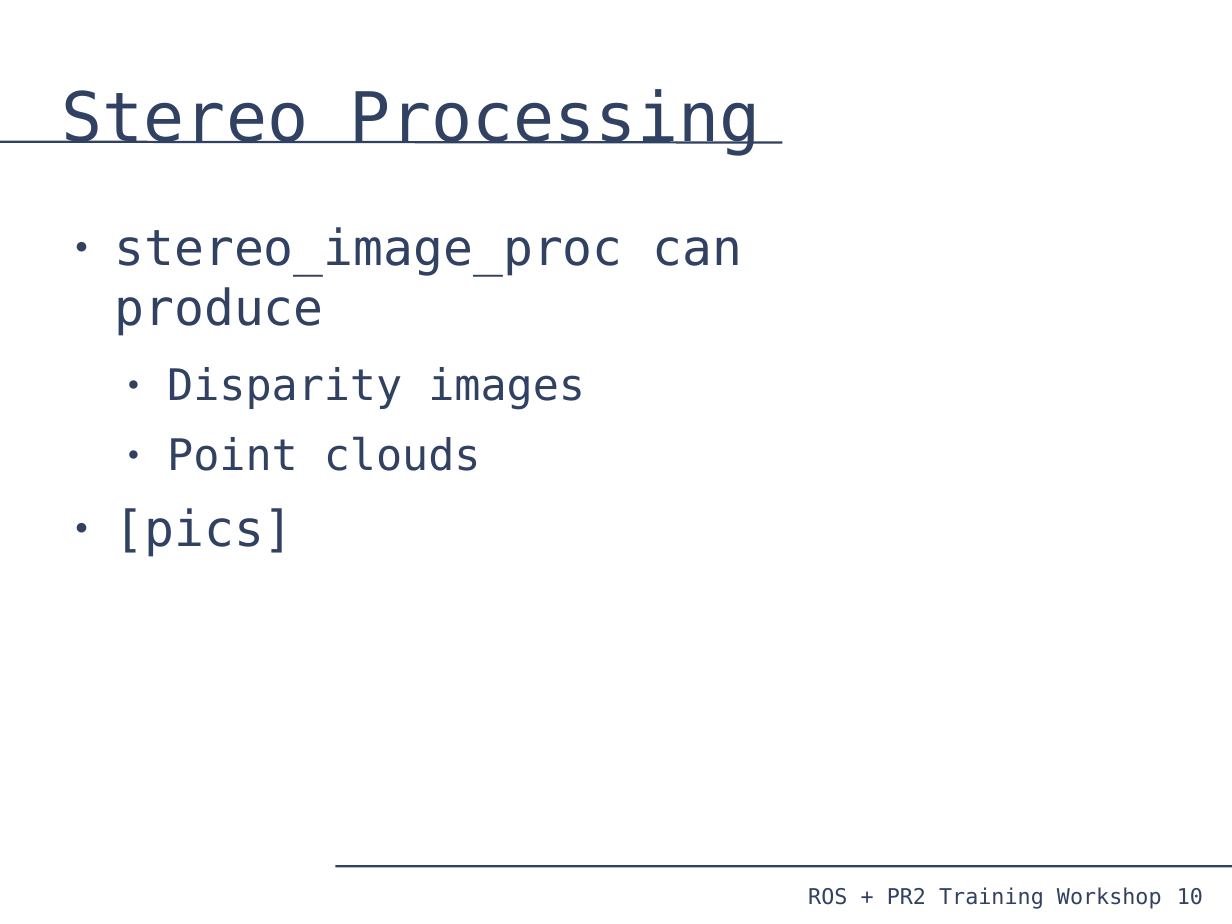
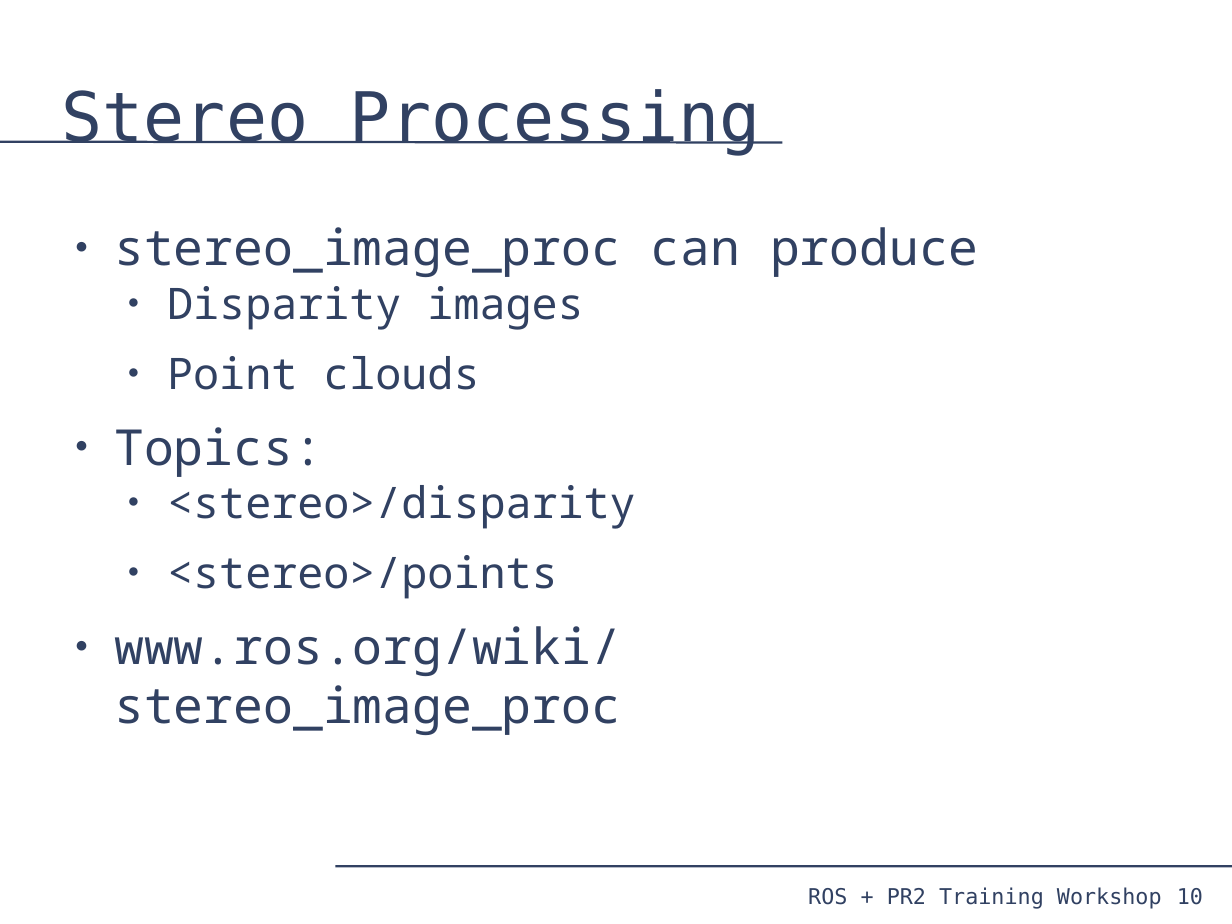
Before and after one commit to PR2/pr2_docs, a slide deck: slide 10 of pr2_training_workshop/processing_camera_data/slides.odp. Drawn at 1232x924 pixels with LibreOffice and Linux fonts; fonts in the diff are those of the drawing. Boxes give left, top, right and bottom in pixels: in the first picture for what was removed or moved away, otherwise in the second. Text is boxed around its words. In the diff, an @@ line names an element or a change of style, - is before the commit and + after.

Commit message:
processing_camera_data: More slides updates.

```diff
--- a/pr2_training_workshop/processing_camera_data/slides.odp
+++ b/pr2_training_workshop/processing_camera_data/slides.odp
@@ text at bbox=[114, 227, 979, 390]: font DejaVu Sans Mono to Noto Sans Mono in "stereo_image_proc can produce", "Disparity images", "Point clouds"; less space between paragraphs @@
@@ text at bbox=[114, 427, 636, 735]: text changed; font DejaVu Sans Mono to Noto Sans Mono @@
-● [pics]
+● Topics:
+  ● <stereo>/disparity
+  ● <stereo>/points
+● www.ros.org/wiki/stereo_image_proc
```
Also in this commit, not shown: 12 other slides changed, 4 slides added, 1 slide removed.
